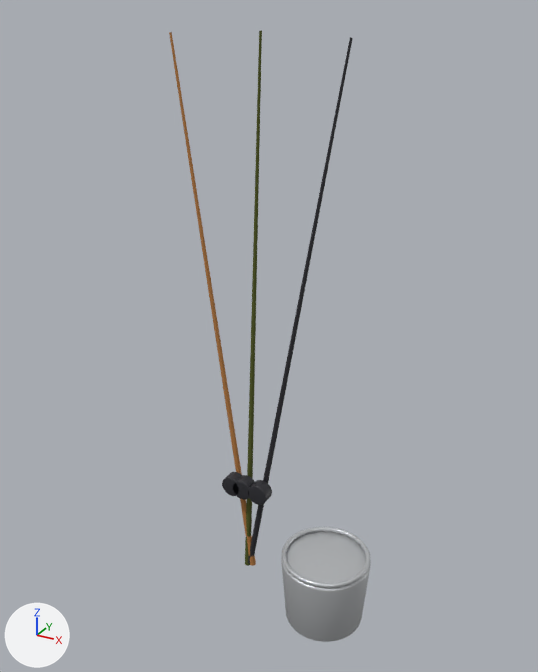
The glTF model assets/models/props/fishing_rods.glb: old version first, new version second.
Rendered twice from a 50 mm lens placed at (1.198, -2.063, 2.059), pointed at (0.102, -0.071, 1.062). Every picture has the same lights, and +X, +Y and +Z are marked at lower left. The picture after the commit comes second. Vertices at exactly the same position are counted once.

Names of what the first picture shows: 'fishing_rods'.
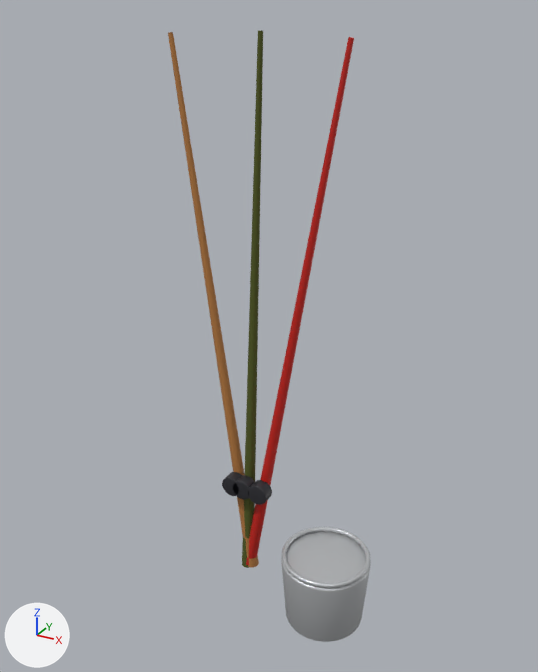
Where the change shows, as pixel boxes [x1, y1, x2, y2] in the pictures (538 x 672 px; the box of a moved part takes in the faces that stretch with it):
'fishing_rods', reshaped
    before: [169, 31, 371, 642]
    after: [168, 30, 371, 642]
part 1 of me_fishing_rods, moved or reshaped
    before: [248, 480, 264, 502]
    after: [242, 30, 263, 568]
part 2 of me_fishing_rods, moved or reshaped
    before: [169, 32, 353, 566]
    after: [168, 32, 272, 567]
part 3 of me_fishing_rods, recoloured
    before: [245, 31, 262, 566]
    after: [246, 37, 354, 566]

The change, as a diff of the scene's bpy script:
```diff
--- a/assets/models/props/fishing_rods.glb.py
+++ b/assets/models/props/fishing_rods.glb.py
@@ mat_red @@
+mat_red = principled_material('red')
+mat_red.base_color = (0.579, 0.0132, 0.00631)  # red #c81e13
@@ me_fishing_rods @@
 # used by ob_fishing_rods; location = (0.0, 0.0, 0.0)
-me_fishing_rods.from_pydata(...)  # 1536 vertices, 3044 faces; spans x -0.29..0.51, y -0.26..0.06, z 0.0..2.0
+me_fishing_rods.from_pydata(...)  # 1536 vertices, 3044 faces; spans x -0.3..0.51, y -0.26..0.06, z 0.0..2.0
+# me_fishing_rods part 1: 256 of 1536 vertices moved; they spanned x 0.01..0.09, y -0.06..-0.01, z 0.36..0.44 and now span x -0.06..0.09, y -0.06..0.02, z 0.0..2.0; mean shift (-0.02, 0.01, 0.14); largest move (0.01, -0.06, 0.4) -> (0.04, 0.01, 2.0)
+# me_fishing_rods part 2: 96 of 1536 vertices moved; they spanned x -0.04..0.33, y -0.01..0.01, z 0.01..1.99 and now span x -0.03..0.09, y -0.06..0.02, z 0.01..0.44; mean shift (-0.05, -0.03, -0.38); largest move (0.32, 0.0, 1.98) -> (0.08, -0.06, 0.41)
+# me_fishing_rods part 3: 124 faces spanning x -0.05..0.33, y -0.02..0.02, z 0.01..1.99 switch from mat_olive_dark (dark yellow #51591b) to mat_red (red #c81e13)
+# other edits to the shape of me_fishing_rods do not show in these pictures
 me_fishing_rods.materials.append(mat_wood_light)
```
